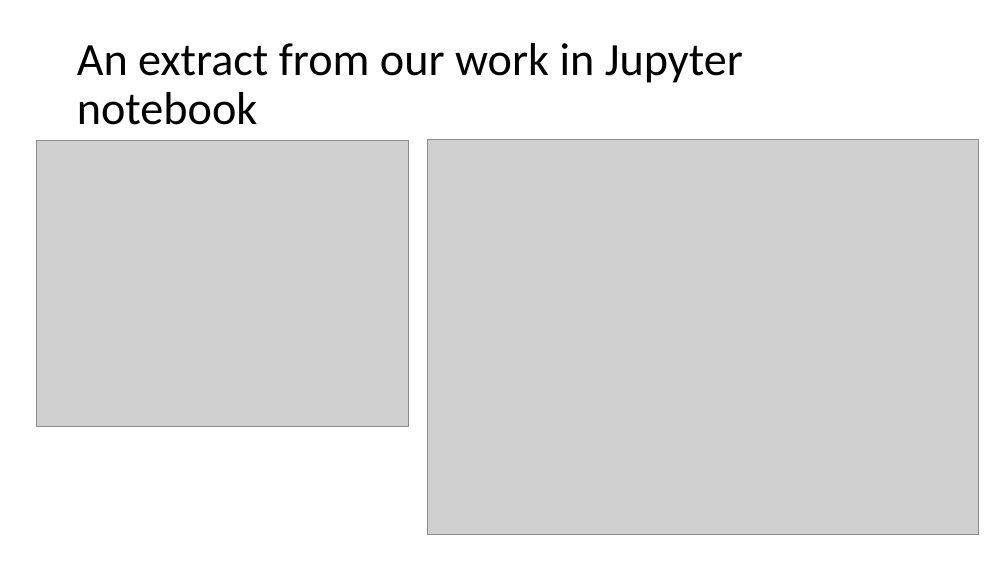
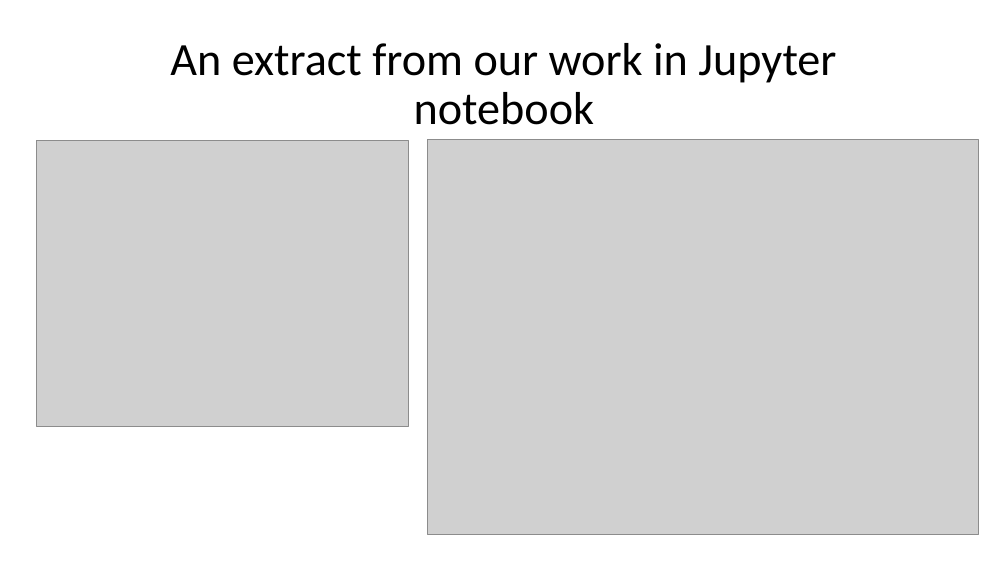
Before and after one commit to claybeaver/Group9_Project1, a slide deck: slide 4 of Final_Presentation.pptx. Drawn at 1008x567 pixels with LibreOffice and Linux fonts; fonts in the diff are those of the drawing; grey boxes stand for pictures. Boxes give left, top, right and bottom in pixels: in the first picture for what was removed or moved away, otherwise in the second. Text is boxed around its words. In the diff, an @@ line names an element or a change of style, - is before the commit and + after.

```diff
--- a/Final_Presentation.pptx
+++ b/Final_Presentation.pptx
@@ title "An extract from our work ..." at (170, 43, 836, 125): alignment left to centre @@
```
Also in this commit, not shown: 10 other slides changed, 1 slide added, 1 slide removed, 4 other files.
